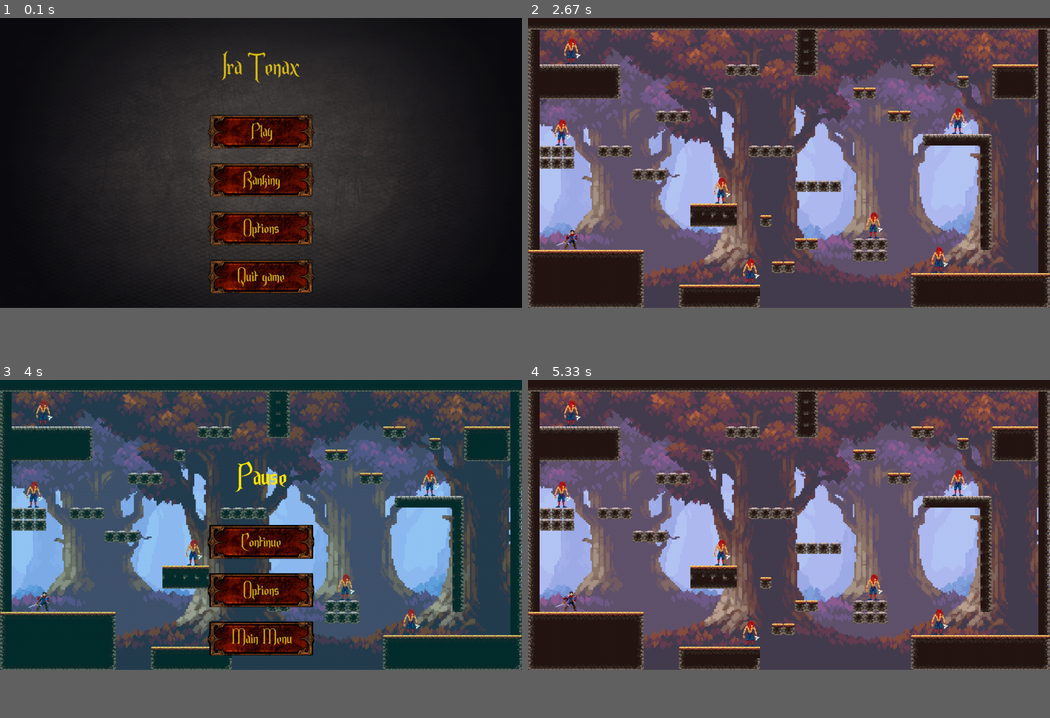
Above: before the commit, frames 1-4 (two rows, left to right).
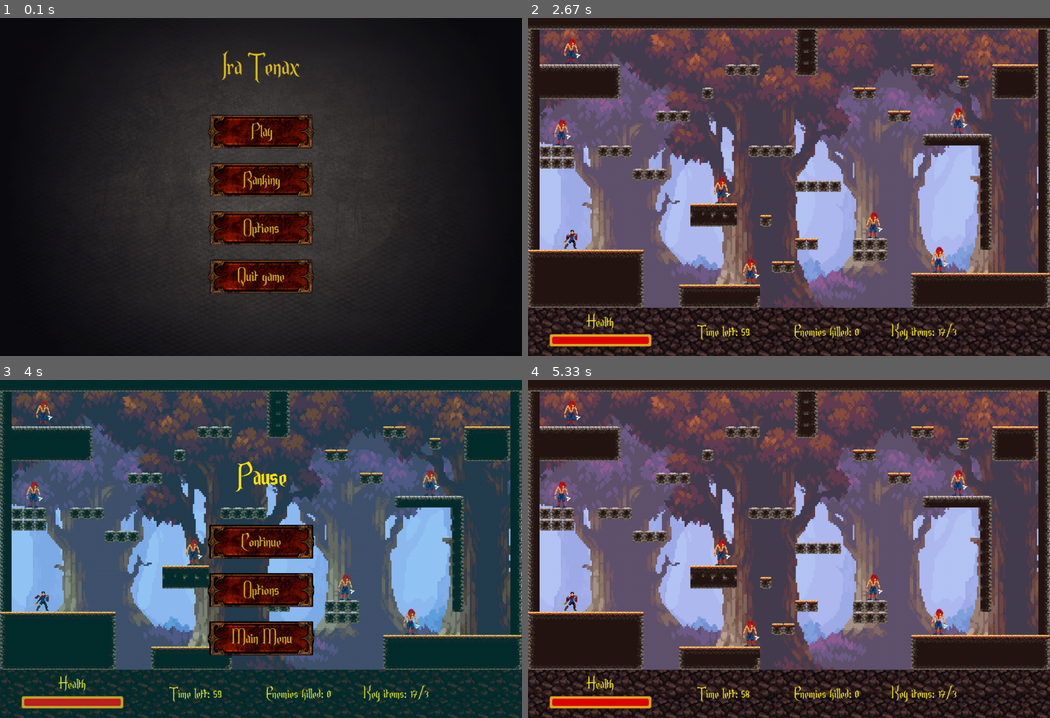
Above: after the commit, the same moments.

Repository: jpledezma/Pygame-segundo-parcial
Game: pygame game, started from src/main.py
Two runs of this game, one before a commit and one after it. Both use one fixed random seed, a clock stepped at 60 frames per second and the inputs below.
Inputs (mouse positions are in pixels of both pictures, inside the frame that each line leads up to):
- Up to frame 1 (0.1 s): no input
- Up to frame 2 (2.67 s): click "Play" at 0.38 s; click "Level 1" at 0.72 s; hold P 1-1.47 s; move the mouse to (956, 176) at 1.03 s; press the mouse at (789, 227) at 1.53 s; move the mouse to (747, 143) at 1.63 s; release the mouse at (705, 58) at 1.77 s; press the mouse at (789, 274) at 2.37 s; move the mouse to (705, 210) at 2.47 s; release the mouse at (627, 143) at 2.6 s
- Up to frame 3 (4 s): hold Esc 2.67-3.13 s; move the mouse to (443, 613) at 2.7 s; click (261, 542) at 3.22 s, where only the run after the commit has a clickable "Continue"; hold P 3.5-3.97 s; move the mouse to (193, 494) at 3.53 s
- Up to frame 4 (5.33 s): click "Continue" at 4.05 s; click (789, 542) at 4.38 s; click (789, 542) at 4.72 s; click (789, 542) at 5.05 s
In our replay, the window is 900x500 before the commit and 900x583 after it. These sizes can differ from the game's own. Grey fills any space a smaller window leaves; there, only what the larger window draws over its background counts as a difference.

The runs differ from the first frame. In frame 1, 2.4% of the frame differs, in the area x 26-73%, y 25-97%; in frame 2, 30%; in frame 3, 29%; in frame 4, 30%, in the area x 0-100%, y 3-100%.

Commit message:
Se añade el HUD

Diff:
--- a/src/config.py
+++ b/src/config.py
@@ -1,7 +1,7 @@
 import pygame
 
 SCREEN_WIDTH = 1080
-SCREEN_HEIGHT = 600
+SCREEN_HEIGHT = 700
 SCREEN_SIZE = (SCREEN_WIDTH, SCREEN_HEIGHT)
 ICON_IMG = pygame.image.load("assets/sprites/player/HeroKnight_idle_0.png")
 FPS = 90
--- a/src/game.py
+++ b/src/game.py
@@ -89,6 +89,7 @@
                 self.previous_selection = "lvl1"
                 self.selection = self.level_1.run()
                 if not isinstance(self.selection, str):
+                    self.level_1 = Level(*self.level_1_data)
                     print("pasado")
                     self.selection = "selection"
 
@@ -96,6 +97,7 @@
                 self.previous_selection = "lvl2"
                 self.selection = self.level_2.run()
                 if not isinstance(self.selection, str):
+                    self.level_2 = Level(*self.level_2_data, self.mobile_platform)
                     print("pasado")
                     self.selection = "selection"
 
@@ -103,6 +105,7 @@
                 self.previous_selection = "lvl3"
                 self.selection = self.level_3.run()
                 if not isinstance(self.selection, str):
+                    self.level_3 = Level(*self.level_3_data)
                     print("pasado")
                     self.selection = "selection"
                 # añadir flags para desbloquear niveles
--- /dev/null
+++ b/src/hud.py
@@ -0,0 +1,45 @@
+import pygame
+from os import path, getcwd
+from config import *
+
+class HUD():
+    def __init__(self) -> None:
+        self.max_health = 1000
+        self.rect_health = pygame.Rect(50, 660, 200, 15)
+        self.rect_health_bg = pygame.Rect(45, 655, 210, 25)
+
+        self.path_bg_img = path.join(getcwd(), "assets", "backgrounds", "hud_background.png")
+        self.bg_img = pygame.image.load(self.path_bg_img)
+
+        self.path_font = path.join(getcwd(), "assets", "fonts", "ENDOR___.ttf")
+        self.font = pygame.font.Font(self.path_font, 20)
+
+        self.text_hp = self.font.render("Health", True, (248, 237, 24))
+
+        self.max_width = 200
+
+    def draw(self, screen: pygame.Surface, timer: int, enemies: int, key_items: int, player_hp: int, player_max_hp):
+
+        self.max_health = player_max_hp
+        self.calculate_hp_rect(player_hp, player_max_hp)
+
+        self.text_timer = self.font.render(f"Time left: {timer}", True, (248, 237, 24))
+        self.text_enemies_killed = self.font.render(f"Enemies killed: {enemies}", True, (248, 237, 24))
+        self.text_key_items = self.font.render(f"Key items: {key_items}/3", True, (248, 237, 24))
+
+        screen.blit(self.bg_img, (0, SCREEN_HEIGHT - 100))
+        screen.blit(self.text_hp, (120, 610))
+        screen.blit(self.text_timer, (350, 630))
+        screen.blit(self.text_enemies_killed, (550, 630))
+        screen.blit(self.text_key_items, (750, 630))
+        pygame.draw.rect(screen, (224, 168, 37), self.rect_health_bg, border_radius = 3)
+        pygame.draw.rect(screen, (224, 0, 0), self.rect_health, border_radius = 3)
+
+    def calculate_hp_rect(self, hp: int, max_hp: int):
+
+        hp_percentage = hp / self.max_health * 100
+
+        width = hp_percentage * self.max_width / 100
+        if width >= 0:
+            self.rect_health.width = width
+        print(hp_percentage, hp, width)
--- a/src/level.py
+++ b/src/level.py
@@ -1,10 +1,11 @@
 import pygame
+import os
 from pygame.locals import *
 from config import *
 from entities import *
 from platforms import *
-import os
 from utils import *
+from hud import *
 
 class Level():
     def __init__(self, screen: pygame.Surface,
@@ -18,6 +19,7 @@
         self.clock = pygame.time.Clock()
 
         self.screen = screen
+        self.hud = HUD()
 
         self.final_boss_flag = False
 
@@ -85,7 +87,13 @@
                 self.final_boss_flag = True
         # -----------------------------------------------------------------------------------------------------------------------------------------------------------
 
-        self.flag = True
+        self.enemies_killed = 0
+        self.keys_collected = 0
+        self.timer = 60
+
+        self.player_max_hp = self.player.health
+
+        self.timer_count = FPS
 
         self.keydown_keys = []
 
@@ -100,7 +108,7 @@
                 if event.type == KEYDOWN:
                     if not event.key in self.keydown_keys:
                         self.keydown_keys.append(event.key)
-                    if event.key == K_p:
+                    if event.key == K_p or event.key == K_ESCAPE:
                         return "pause"
                 if event.type == KEYUP:
                     if event.key in self.keydown_keys:
@@ -116,6 +124,10 @@
             if not self.enemies and not self.final_boss_group:
                 return (0, 0)
 
+            # Perder si se muere el player
+            if not self.player_group:
+                return (0, 0)
+
             self.update()
             self.draw()
 
@@ -125,6 +137,7 @@
             self.screen.blit(background, (0, 0))
 
         self.all_sprites.draw(self.screen)
+        self.hud.draw(self.screen, self.timer, self.enemies_killed, 17, self.player.health, self.player_max_hp)
 
         pygame.display.flip()
 
@@ -132,6 +145,8 @@
 
         # Acciones del jugador
         self.player.detect_actions(self.platforms.sprites(), self.keydown_keys)
+        if self.player.health <= 0:
+            self.player.kill()
 
         # Plataformas moviles
         if self.mobile_platform:
@@ -202,7 +217,6 @@
 
             # Lanzar shuriken
             if isinstance(enemy, ShurikenDude) and enemy.throw_shuriken:
-                self.flag = False
                 shuriken_img = pygame.image.load(self.spritesheets_data["shuriken"]["path"]).convert_alpha()
                 shuriken_spritesheet = SpriteSheet(shuriken_img, *list(self.spritesheets_data["shuriken"].values())[1:])
                 Projectile((self.all_sprites, self.entities, self.projectiles, self.enemy_projectiles), shuriken_spritesheet, enemy.rect.center, enemy.facing, *self.entities_data["shuriken"].values())
@@ -210,6 +224,15 @@
             # Eliminar al enemigo
             if enemy.health <= 0:
                 enemy.kill()
+                self.enemies_killed += 1
+
+            self.timer_count -= 1
+            if self.timer_count <= 0:
+                self.timer_count = FPS * 8
+                self.timer -= 1
+
+            if self.timer <= 0:
+                self.player.kill()
 
         self.all_sprites.update()
 
Binary file added: assets/backgrounds/hud_background.png
